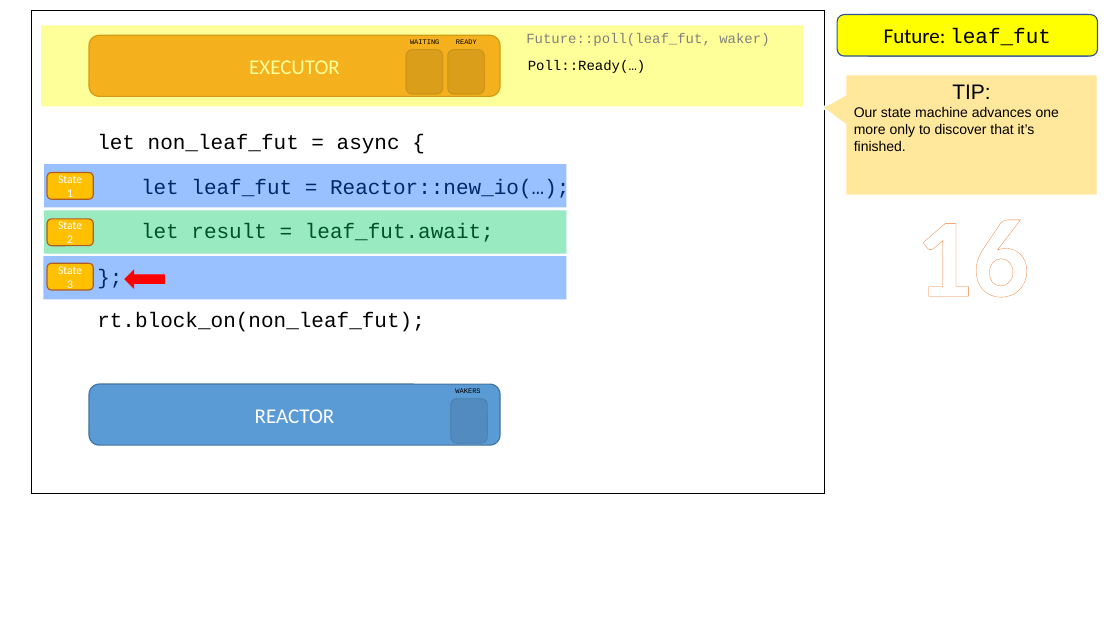
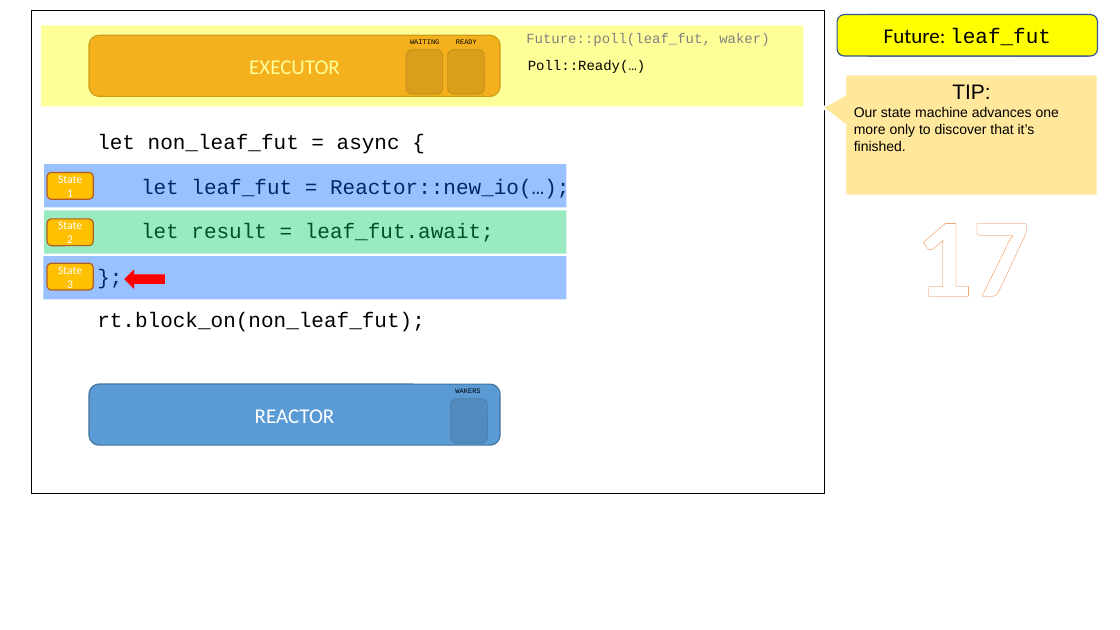
Before and after one commit to pedromfedricci/books-futures-explained, a slide deck: slide 18 of resources/futures_animation.pptx. Drawn at 1120x630 pixels with LibreOffice and Linux fonts; fonts in the diff are those of the drawing. Boxes give left, top, right and bottom in pixels: in the first picture for what was removed or moved away, otherwise in the second. Text is boxed around its words. In the diff, an @@ line names an element or a change of style, - is before the commit and + after.

```diff
--- a/resources/futures_animation.pptx
+++ b/resources/futures_animation.pptx
@@ text at box(916, 223, 1029, 297): text changed @@
-16
+17
```
Also in this commit, not shown: 2 other slides changed, 3 other files.
